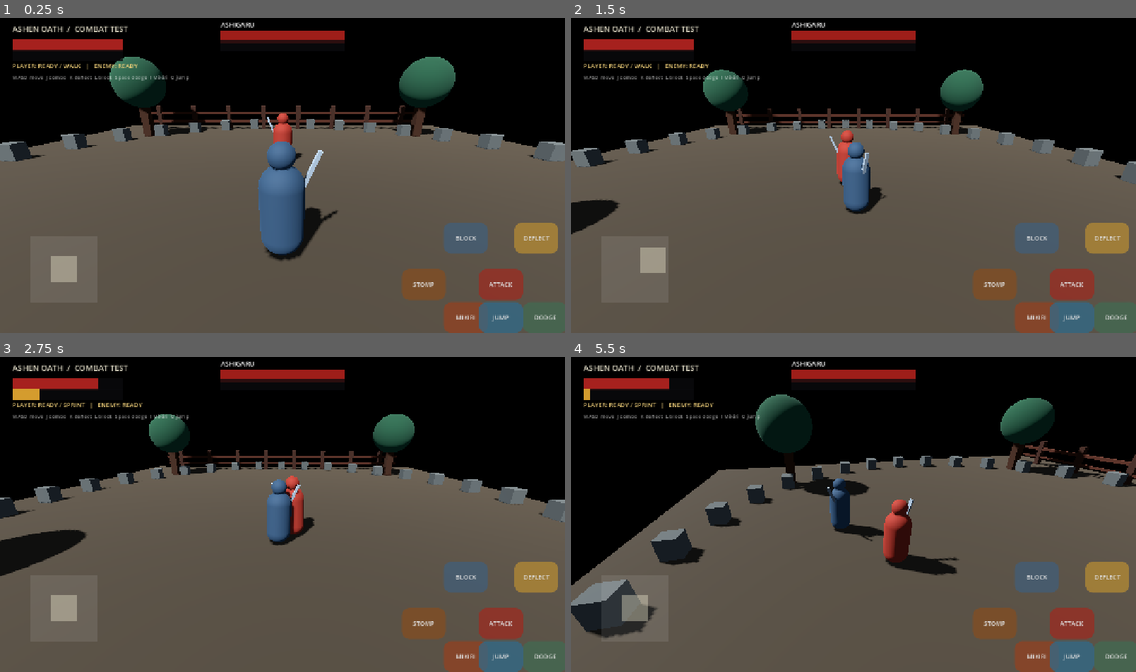
Above: before the commit, frames 1-4 (two rows, left to right).
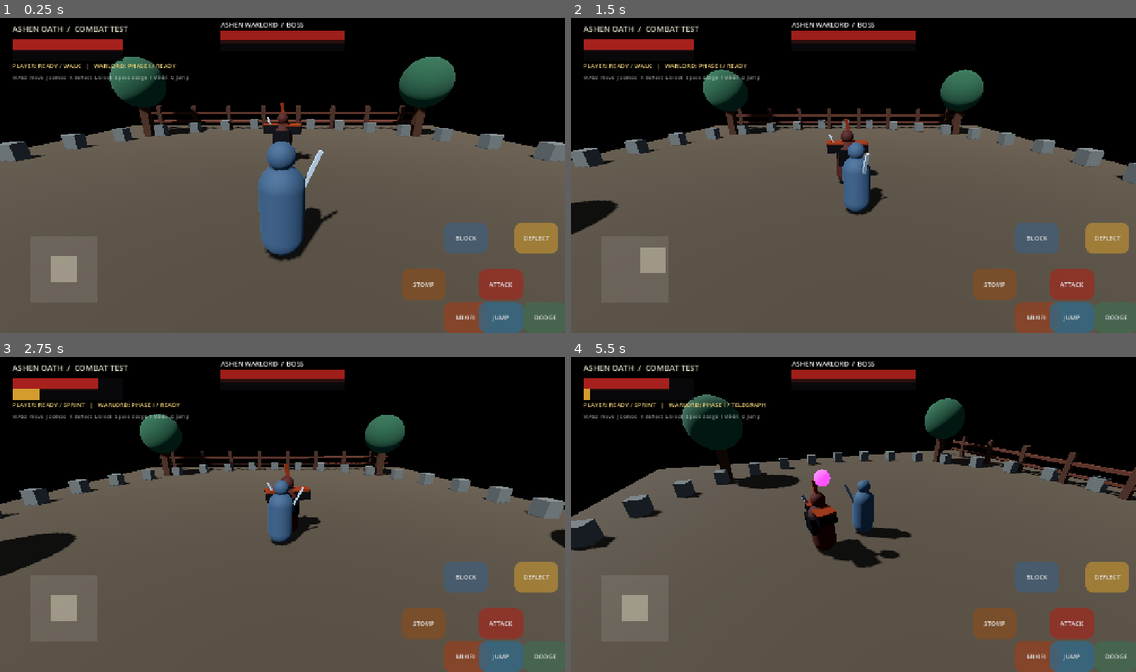
Above: after the commit, the same moments.

Repository: zahaopang-ship-it/Ashen-Oath-Godot
Game: Godot game, scene res://scenes/main.tscn
The game is run twice, just before and just after one commit, with the same random seed, the same clock (stepped at 60 frames per second) and the same inputs. Sound files missing from this copy of the repository are replaced by a short silence.
Inputs (mouse positions are in pixels of both pictures, inside the frame that each line leads up to):
- Up to frame 1 (0.25 s): no input
- Up to frame 2 (1.5 s): tap Enter at 0.5 s; move the mouse to (977, 159) at 0.52 s; hold D 0.53-1.25 s; tap J at 0.6 s; click (977, 159) at 0.67 s; tap Space at 0.77 s; drag from (740, 191) to (825, 238) at 1.27 s
- Up to frame 3 (2.75 s): move the mouse to (339, 442) at 2.02 s; hold D from 2.03 s (still down); tap L at 2.1 s
- Up to frame 4 (5.5 s): release D at 2.75 s; drag from (825, 577) to (684, 464) at 2.77 s; move the mouse to (1023, 561) at 3.52 s; hold A 3.53-4.25 s; tap O at 3.6 s; tap Space at 3.77 s; drag from (684, 464) to (768, 432) at 4.27 s; move the mouse to (881, 514) at 5.02 s; hold S from 5.03 s (still down); hold Shift from 5.03 s (still down); click (881, 514) at 5.17 s

The runs differ from the first frame. In frame 1, 0.9% of the frame differs, in the area x 1-98%, y 1-76%; in frame 2, 1.2%; in frame 3, 5.2%; in frame 4, 17%, in the area x 0-100%, y 1-90%.

Commit message:
Add Ashen Warlord two-phase boss encounter

Diff:
--- /dev/null
+++ b/project/scripts/boss.gd
@@ -0,0 +1,78 @@
+extends "res://scripts/fighter.gd"
+
+signal boss_phase_changed(phase: int)
+
+const PHASE_ONE := 1
+const PHASE_TWO := 2
+const PHASE_TWO_THRESHOLD := 0.55
+const PHASE_ONE_PATTERN := ["slash", "thrust", "heavy", "slash"]
+const PHASE_TWO_PATTERN := ["sweep", "grab", "thrust", "heavy"]
+
+var boss_phase := PHASE_ONE
+var pattern_index := 0
+var phase_two_damage_scale := 1.18
+
+func _ready() -> void:
+	display_name = "Ashen Warlord"
+	max_vitality = 420.0
+	vitality = max_vitality
+	max_posture = 260.0
+	posture = 0.0
+	move_speed = 4.4
+	attack_range = 2.5
+	ai_timer = 1.1
+
+func _physics_process(delta: float) -> void:
+	if not is_dead and boss_phase == PHASE_ONE and vitality <= max_vitality * PHASE_TWO_THRESHOLD:
+		_enter_phase_two()
+	super._physics_process(delta)
+
+func _enter_phase_two() -> void:
+	boss_phase = PHASE_TWO
+	pattern_index = 0
+	ai_timer = 0.35
+	move_speed = 5.25
+	attack_range = 2.8
+	boss_phase_changed.emit(boss_phase)
+	combat_feedback.emit("boss_phase", self)
+
+func _ai_update(delta: float) -> void:
+	if not is_instance_valid(target) or target.is_dead or state != CombatState.FREE:
+		return
+	var to_target := target.global_position - global_position
+	to_target.y = 0.0
+	var distance := to_target.length()
+	if distance > 1.85:
+		var dir := to_target.normalized()
+		var approach_speed := move_speed * (0.82 if boss_phase == PHASE_ONE else 1.02)
+		velocity.x = dir.x * approach_speed
+		velocity.z = dir.z * approach_speed
+		_face_direction(dir, delta)
+	else:
+		velocity.x = move_toward(velocity.x, 0.0, 26.0 * delta)
+		velocity.z = move_toward(velocity.z, 0.0, 26.0 * delta)
+	ai_timer -= delta
+	if ai_timer > 0.0 or distance > attack_range:
+		return
+	var pattern: Array = PHASE_ONE_PATTERN if boss_phase == PHASE_ONE else PHASE_TWO_PATTERN
+	var chosen: String = pattern[pattern_index % pattern.size()]
+	pattern_index += 1
+	var started := start_attack(chosen)
+	if started and boss_phase == PHASE_TWO:
+		attack_timer *= 0.78
+		ai_timer = 0.62
+	else:
+		ai_timer = 1.05 if boss_phase == PHASE_ONE else 0.78
+
+func _resolve_attack_hit() -> void:
+	if _attack_hit_applied or not is_instance_valid(target) or target.is_dead:
+		return
+	if not _is_target_inside_attack_hitbox(target):
+		return
+	_attack_hit_applied = true
+	var damage_scale := 1.0 if boss_phase == PHASE_ONE else phase_two_damage_scale
+	target.receive_strike(float(ATTACK_DAMAGE[attack_kind]) * damage_scale, float(ATTACK_POSTURE[attack_kind]) * damage_scale, self, attack_kind)
+	attack_hit.emit(target)
+
+func get_phase_pattern() -> Array:
+	return PHASE_ONE_PATTERN.duplicate() if boss_phase == PHASE_ONE else PHASE_TWO_PATTERN.duplicate()
--- a/project/scripts/main.gd
+++ b/project/scripts/main.gd
@@ -1,8 +1,10 @@
 extends Node3D
 const FIGHTER_SCRIPT = preload("res://scripts/fighter.gd")
+const BOSS_SCRIPT = preload("res://scripts/boss.gd")
 const HUD_SCRIPT = preload("res://scripts/touch_hud.gd")
 var player: CharacterBody3D
 var enemy: CharacterBody3D
+var boss: CharacterBody3D
 var camera: Camera3D
 var arena_radius := 13.0
 var camera_yaw := 0.0
@@ -25,15 +27,18 @@
 	"posture_break": "res://audio/posture_break.wav",
 	"death": "res://audio/impact_body.wav",
 	"grabbed": "res://audio/impact_body.wav",
-	"stomp": "res://audio/posture_break.wav"
+	"stomp": "res://audio/posture_break.wav",
+	"boss_phase": "res://audio/posture_break.wav"
 }
 
 func _ready() -> void:
 	_setup_world()
 	player = _make_fighter("Wolf", Vector3(0, 0, 4), true)
-	enemy = _make_fighter("Ashigaru", Vector3(0, 0, -3), false)
+	boss = _make_fighter("AshenWarlord", Vector3(0, 0, -3), false)
+	enemy = boss
 	player.target = enemy
 	enemy.target = player
+	boss.boss_phase_changed.connect(_on_boss_phase_changed)
 	enemy.attack_phase_changed.connect(_on_enemy_attack_phase)
 	enemy.telegraph_started.connect(_on_enemy_telegraph_started)
 	enemy.attack_hit.connect(_on_enemy_attack_hit)
@@ -85,7 +90,7 @@
 	var body := CharacterBody3D.new()
 	body.name = label
 	body.position = pos
-	body.set_script(FIGHTER_SCRIPT)
+	body.set_script(FIGHTER_SCRIPT if player_controlled else BOSS_SCRIPT)
 	body.is_player = player_controlled
 	body.display_name = label
 	add_child(body)
@@ -106,7 +111,7 @@
 	mesh.mesh = capsule_mesh
 	mesh.position.y = 0.9
 	var mat := StandardMaterial3D.new()
-	mat.albedo_color = Color(0.16, 0.24, 0.31) if player_controlled else Color(0.48, 0.16, 0.12)
+	mat.albedo_color = Color(0.16, 0.24, 0.31) if player_controlled else Color(0.20, 0.075, 0.065)
 	mat.roughness = 0.82
 	mesh.name = "BodyMesh"
 	mesh.material_override = mat
@@ -136,7 +141,54 @@
 	blade.material_override = blade_mat
 	weapon_pivot.add_child(blade)
 	body.set_animation_rig(upper_body, weapon_pivot)
+	if not player_controlled:
+		_add_boss_armor(body, upper_body)
 	return body
+
+func _add_boss_armor(body: CharacterBody3D, upper_body: Node3D) -> void:
+	var armor := StandardMaterial3D.new()
+	armor.albedo_color = Color(0.105, 0.12, 0.14)
+	armor.metallic = 0.72
+	armor.roughness = 0.48
+	var trim := StandardMaterial3D.new()
+	trim.albedo_color = Color(0.48, 0.19, 0.075)
+	trim.metallic = 0.58
+	for side in [-1.0, 1.0]:
+		var shoulder := MeshInstance3D.new()
+		var plate := BoxMesh.new()
+		plate.size = Vector3(0.62, 0.34, 0.58)
+		shoulder.mesh = plate
+		shoulder.position = Vector3(side * 0.48, 1.52, 0.0)
+		shoulder.material_override = armor
+		upper_body.add_child(shoulder)
+		var trim_line := MeshInstance3D.new()
+		var trim_mesh := BoxMesh.new()
+		trim_mesh.size = Vector3(0.64, 0.055, 0.60)
+		trim_line.mesh = trim_mesh
+		trim_line.position = Vector3(side * 0.48, 1.70, 0.0)
+		trim_line.material_override = trim
+		upper_body.add_child(trim_line)
+	var chest := MeshInstance3D.new()
+	var chest_mesh := BoxMesh.new()
+	chest_mesh.size = Vector3(0.72, 0.58, 0.24)
+	chest.mesh = chest_mesh
+	chest.position = Vector3(0.0, 1.18, -0.34)
+	chest.material_override = armor
+	upper_body.add_child(chest)
+	var crest := MeshInstance3D.new()
+	var crest_mesh := BoxMesh.new()
+	crest_mesh.size = Vector3(0.12, 0.52, 0.12)
+	crest.mesh = crest_mesh
+	crest.position = Vector3(0.0, 2.35, -0.02)
+	crest.rotation.z = -0.18
+	crest.material_override = trim
+	upper_body.add_child(crest)
+
+func _on_boss_phase_changed(phase: int) -> void:
+	if is_instance_valid(telegraph_marker):
+		var material := telegraph_marker.material_override as StandardMaterial3D
+		if material:
+			material.emission_energy_multiplier = 3.2 if phase == 2 else 2.2
 
 func _create_telegraph_marker() -> void:
 	telegraph_marker = MeshInstance3D.new()
@@ -233,6 +285,9 @@
 		"stomp":
 			hitstop = 0.085
 			shake = 0.42
+		"boss_phase":
+			hitstop = 0.11
+			shake = 0.58
 	_trigger_hitstop(hitstop, shake)
 	_play_combat_sound(kind, source.global_position)
 
--- a/project/scripts/touch_hud.gd
+++ b/project/scripts/touch_hud.gd
@@ -33,7 +33,7 @@
 	enemy_vitality = _make_bar(root, Vector2(500, 36), Vector2(280, 14), Color(0.62, 0.12, 0.10))
 	enemy_posture = _make_bar(root, Vector2(500, 55), Vector2(280, 9), Color(0.83, 0.61, 0.18))
 	var enemy_label := Label.new()
-	enemy_label.text = "ASHIGARU"
+	enemy_label.text = "ASHEN WARLORD  /  BOSS"
 	enemy_label.position = Vector2(500, 10)
 	enemy_label.add_theme_font_size_override("font_size", 15)
 	root.add_child(enemy_label)
@@ -181,7 +181,8 @@
 	enemy_vitality.value = game.enemy.get_vitality_ratio() * 100.0
 	enemy_posture.value = game.enemy.get_posture_ratio() * 100.0
 	var movement_label := "SPRINT" if game.player.is_sprinting else "WALK"
-	status_label.text = "PLAYER: " + _state_name(game.player) + " / " + movement_label + "   |   ENEMY: " + _state_name(game.enemy)
+	var phase_text := "PHASE II" if game.enemy.boss_phase == 2 else "PHASE I"
+	status_label.text = "PLAYER: " + _state_name(game.player) + " / " + movement_label + "   |   WARLORD: " + phase_text + " / " + _state_name(game.enemy)
 
 func _state_name(fighter: Node) -> String:
 	if fighter.state == 4: return "POSTURE BROKEN"
--- /dev/null
+++ b/project/tests/boss_smoke_test.gd
@@ -0,0 +1,56 @@
+extends SceneTree
+
+const BOSS = preload("res://scripts/boss.gd")
+const FIGHTER = preload("res://scripts/fighter.gd")
+var failures := 0
+
+func _initialize() -> void:
+	call_deferred("_run")
+
+func _check(value: bool, label: String) -> void:
+	if value:
+		print("PASS: ", label)
+	else:
+		failures += 1
+		push_error("FAIL: " + label)
+
+func _run() -> void:
+	var boss := CharacterBody3D.new()
+	boss.set_script(BOSS)
+	root.add_child(boss)
+	var player := CharacterBody3D.new()
+	player.set_script(FIGHTER)
+	player.is_player = true
+	player.position = Vector3(0, 0, -1.6)
+	root.add_child(player)
+	boss.target = player
+	_check(boss.max_vitality == 420.0 and boss.vitality == 420.0, "boss has dedicated vitality pool")
+	_check(boss.max_posture == 260.0, "boss has dedicated posture pool")
+	_check(boss.boss_phase == 1, "boss starts in phase one")
+	_check(boss.get_phase_pattern() == ["slash", "thrust", "heavy", "slash"], "phase one uses its authored attack sequence")
+	var phases: Array[int] = []
+	boss.boss_phase_changed.connect(func(phase: int) -> void: phases.append(phase))
+	boss.vitality = 230.0
+	boss._physics_process(0.016)
+	_check(boss.boss_phase == 2 and phases == [2], "vitality threshold triggers phase transition once")
+	_check(boss.get_phase_pattern() == ["sweep", "grab", "thrust", "heavy"], "phase two switches to sweep and grab sequence")
+	_check(boss.move_speed > 4.4 and boss.attack_range > 2.5, "phase two increases aggression and reach")
+	boss.vitality = 50.0
+	boss._physics_process(0.016)
+	_check(phases.size() == 1, "phase transition does not retrigger")
+	boss._die()
+	_check(boss.is_dead, "boss supports the standard terminal death state")
+	var damage_boss := CharacterBody3D.new()
+	damage_boss.set_script(BOSS)
+	root.add_child(damage_boss)
+	var damage_target := CharacterBody3D.new()
+	damage_target.set_script(FIGHTER)
+	damage_target.position = Vector3(0, 0, -1.4)
+	root.add_child(damage_target)
+	damage_boss.target = damage_target
+	damage_boss.boss_phase = 2
+	damage_boss.attack_kind = "slash"
+	damage_boss._resolve_attack_hit()
+	_check(is_equal_approx(damage_target.vitality, 74.04), "phase two applies increased boss attack damage")
+	print("Boss tests: ", 9 - failures, "/9 passed")
+	quit(1 if failures > 0 else 0)
Not shown, added: project/scripts/boss.gd.uid
Not shown, added: project/tests/boss_smoke_test.gd.uid
Not shown, changed: DEVELOPMENT_PLAN.md
